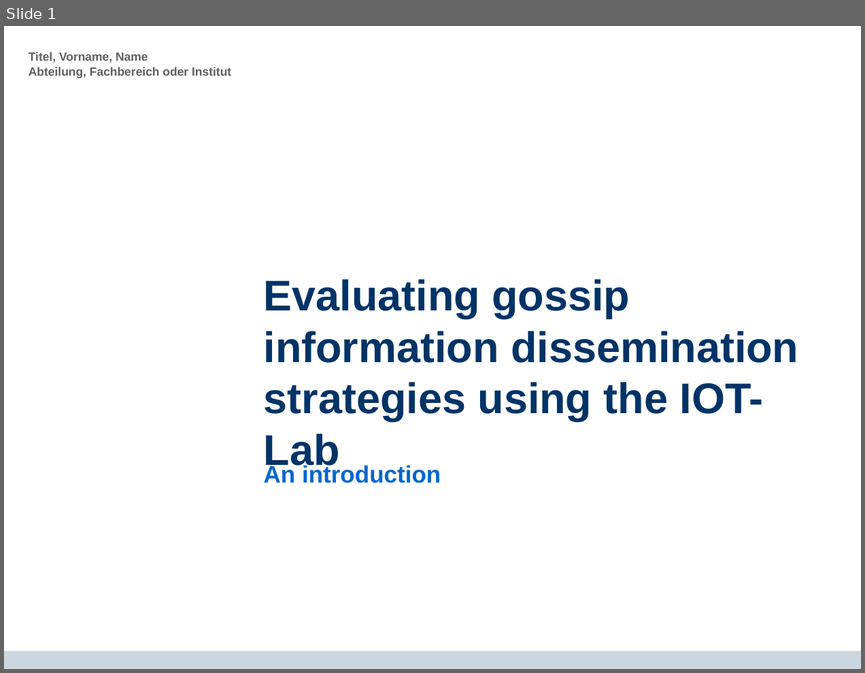
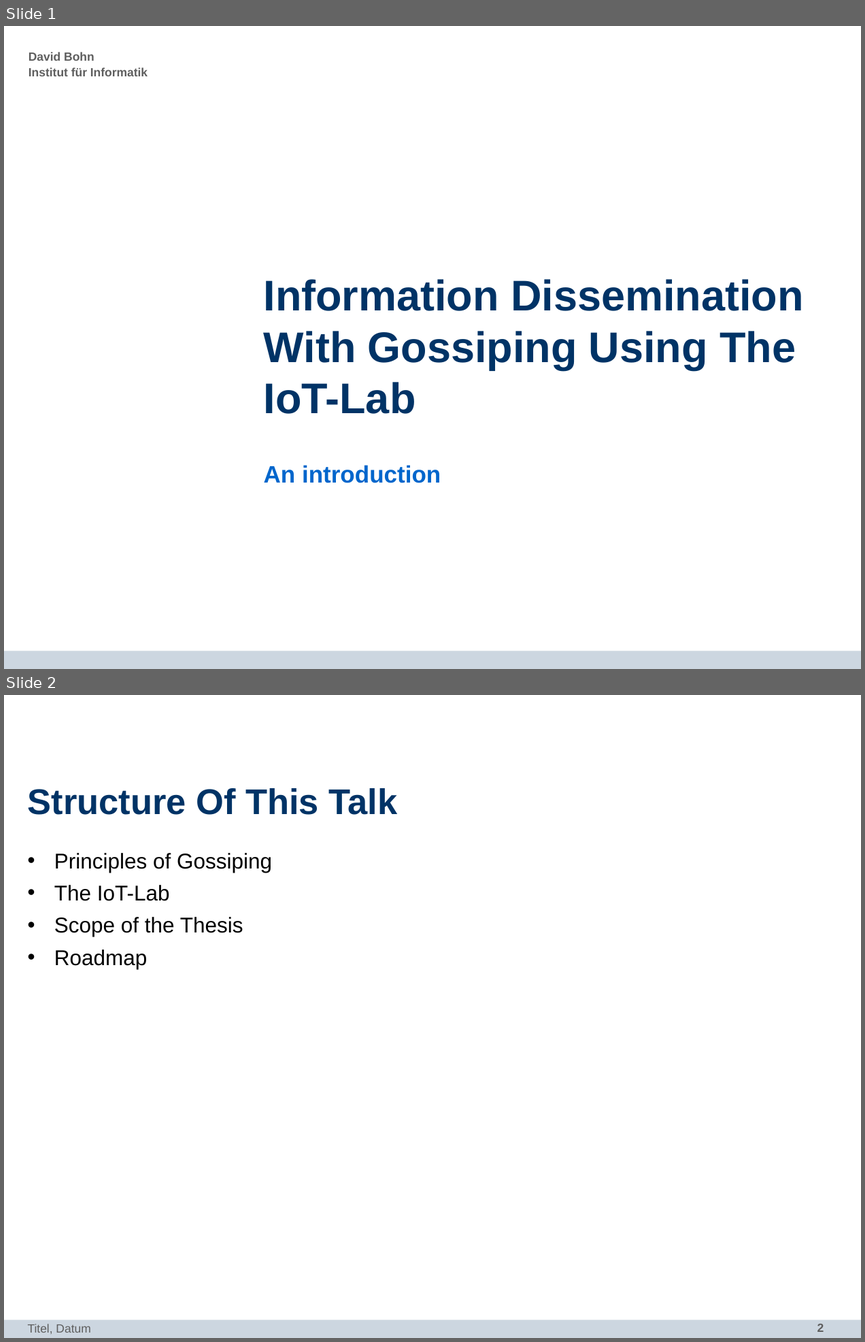
Before and after one commit to dbohn/Bachelor-Thesis, a slide deck: intro-presentation/intro.pptx. Shown one above the other, each under a label of ours: slide 1 before the commit, slides 1 and 2 after it. The pictures are 865x673 and 865x1342 pixels, drawn with LibreOffice and Linux fonts; fonts in the diff are those of the drawing; background and template pictures are left out. Boxes give left, top, right and bottom in pixels: in the first picture for what was removed or moved away, otherwise in the second. Text is boxed around its words. In the diff, an @@ line names an element or a change of style, - is before the commit and + after.

```diff
--- a/intro-presentation/intro.pptx
+++ b/intro-presentation/intro.pptx
@@ slide 2 added at bbox=[4, 695, 861, 1338], background #FFFFFF; not listed: 1 template element that a slide beside it also shows @@
@@ title added at bbox=[28, 788, 397, 815], 30 pt, text #003366, bold @@
+Structure Of This Talk
@@ text added at bbox=[54, 853, 272, 969], 18 pt, text #000000 @@
+• Principles of Gossiping
+• The IoT-Lab
+• Scope of the Thesis
+• Roadmap
@@ text added at bbox=[28, 1323, 90, 1334], 10 pt, text #5F5F5F @@
+Titel, Datum
@@ page number added at bbox=[817, 1323, 824, 1331], 10 pt, text #5F5F5F, bold @@
+2
@@ slide 1 changed as well @@
@@ text at bbox=[28, 52, 147, 76]: text changed @@
-Titel, Vorname, Name
-Abteilung, Fachbereich oder Institut
+David Bohn
+Institut für Informatik
@@ title at bbox=[264, 279, 803, 414]: text changed @@
-Evaluating gossip information dissemination strategies using the IOT-Lab
+Information Dissemination With Gossiping Using The IoT-Lab
```
Also in this commit, not shown: 1 other slide changed, 1 other slide added, 49 other files.
